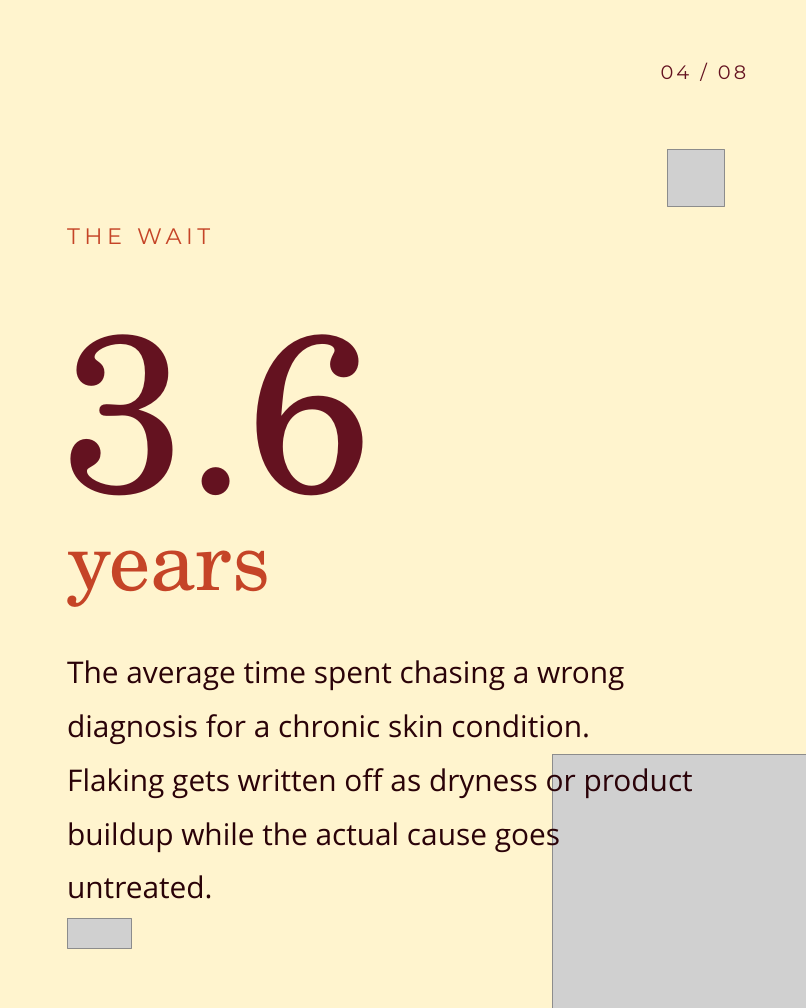
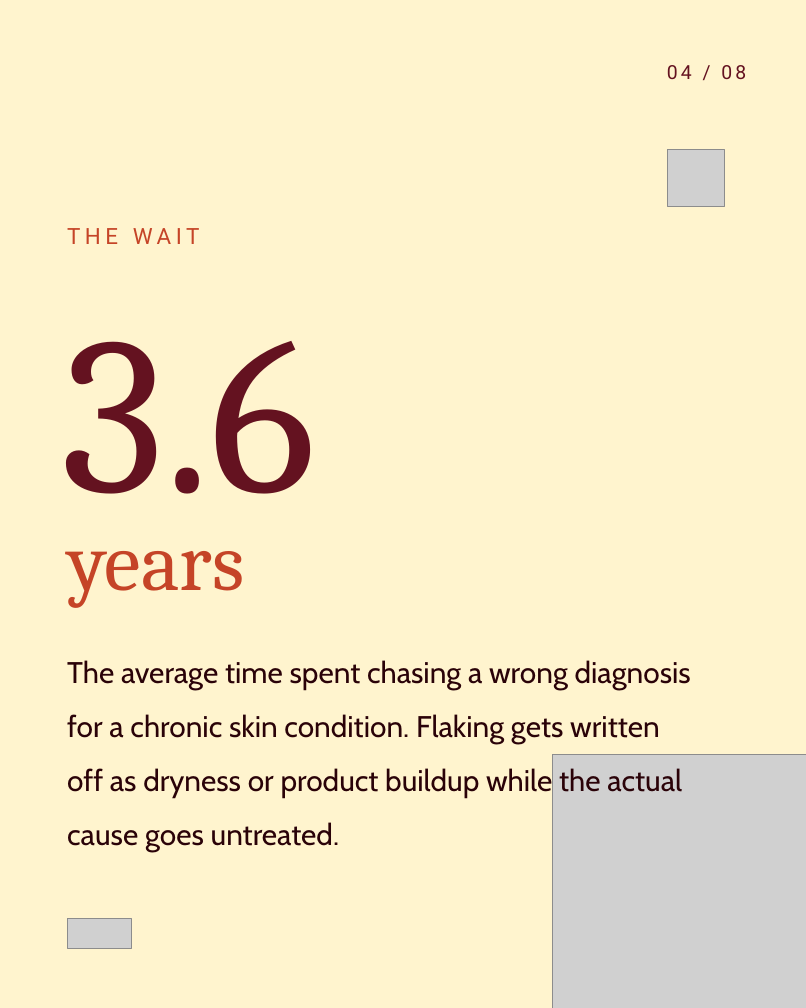
Before and after one commit to kwamenasworld-cloud/Kyn-skyn, a slide deck: slide 4 of ads/2026-06/kynskyn-scalp-carousel.pptx. Drawn at 806x1008 pixels with LibreOffice and Linux fonts; fonts in the diff are those of the drawing; grey boxes stand for pictures. Boxes give left, top, right and bottom in pixels: in the first picture for what was removed or moved away, otherwise in the second. Text is boxed around its words. In the diff, an @@ line names an element or a change of style, - is before the commit and + after.

Commit message:
Carousel PPTX v3: real brand font names for Canva brand-font matching

```diff
--- a/ads/2026-06/kynskyn-scalp-carousel.pptx
+++ b/ads/2026-06/kynskyn-scalp-carousel.pptx
@@ text "04 / 08" at [667,65,746,79]: font Montserrat to Roboto @@
@@ text "THE WAIT" at [67,228,200,244]: font Montserrat to Roboto @@
@@ text "3.6" at [61,341,316,494]: font TeX Gyre Schola to Cambria @@
@@ text "years" at [67,551,244,608]: font TeX Gyre Schola to Cambria @@
@@ text "The average time spent chasing ..." at [67,660,691,851]: font Open Sans to Cabin @@
```
Also in this commit, not shown: 7 other slides changed.
